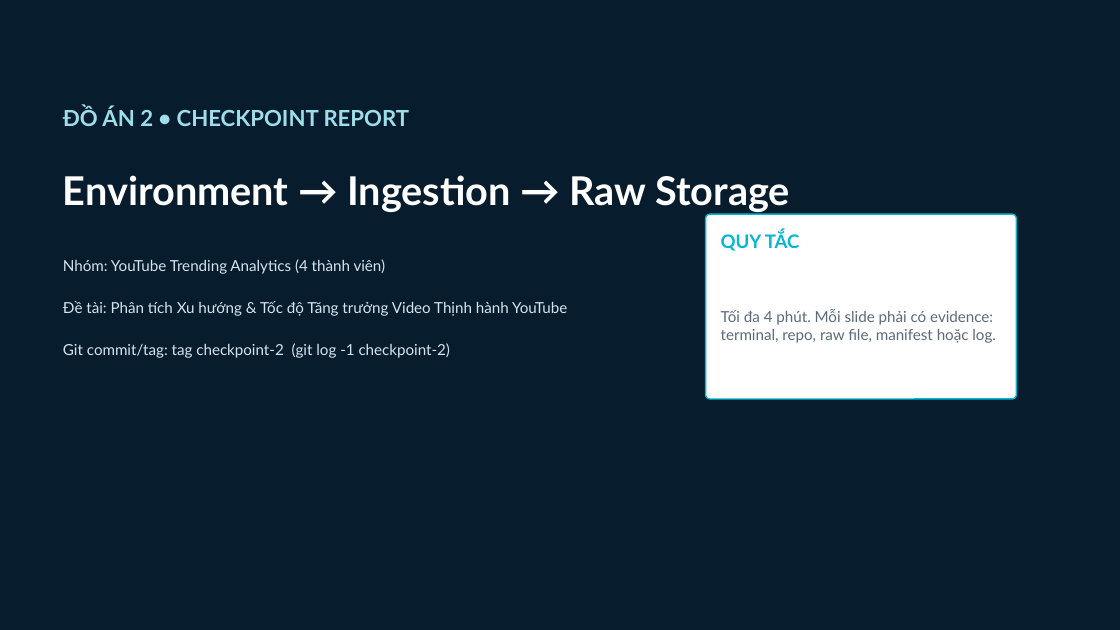
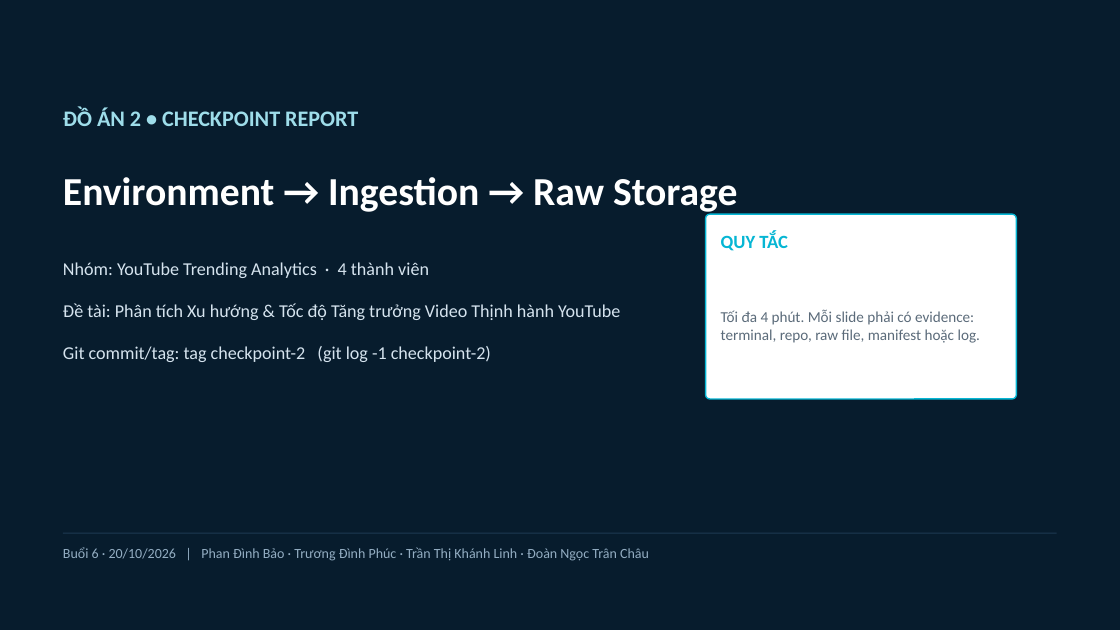
Before and after one commit to kichirou244/bigdata-project, a slide deck: slide 1 of docs/Checkpoint2_Report_YouTube_Trending.pptx. Drawn at 1120x630 pixels with LibreOffice and Linux fonts; fonts in the diff are those of the drawing. Boxes give left, top, right and bottom in pixels: in the first picture for what was removed or moved away, otherwise in the second. Text is boxed around its words. In the diff, an @@ line names an element or a change of style, - is before the commit and + after.

Commit message:
docs(checkpoint-2): lam lai slide deck - so do architecture bang shape that, khung tu co theo noi dung
- Xoa text huong dan con sot cua template tren slide 2 (nam sau so do)
- Ve pipeline 01..06 bang shape (badge + ten + chi tiet) + 2 dai boundary
  (01-03 trong checkpoint, 04-06 la P3) thay cho so do ASCII lech hang
- Card duoc tinh chieu cao theo noi dung that (title + body + padding),
  phan du chia deu -> khong con khoang trong chet, khong tran khung
- Slide 6 dung luoi 2x2 can hang (truoc do 4 card lech chieu cao)
- Font: thay Aptos (may khong cai) bang Calibri tuong minh -> khong bi
  PowerPoint thay font khac lam chu tran khung
- validate(): audit moi shape co chu (chieu cao can vs chieu cao khung,
  tu dai nhat vs be ngang), placeholder, cho^
g nhau, font, nguong lap day
- Them footer ten 4 thanh vien + ngay o slide 1

```diff
--- a/docs/Checkpoint2_Report_YouTube_Trending.pptx
+++ b/docs/Checkpoint2_Report_YouTube_Trending.pptx
@@ text at [63,262,429,278]: text changed; size 13 to 15.5 pt; font Lato to Calibri @@
-Nhóm: YouTube Trending Analytics (4 thành viên)
+Nhóm: YouTube Trending Analytics · 4 thành viên
@@ font Lato to Calibri in 4 elements at [63,107,358,126], [63,177,737,215], [721,233,788,251], [721,309,980,343] @@
@@ text "Đề tài: Phân tích Xu ..." at [63,303,620,320]: size 13 to 15.5 pt, font Lato to Calibri @@
@@ text "Git commit/tag: tag checkpoint-2 (git ..." at [63,346,491,362]: size 13 to 15.5 pt, font Lato to Calibri @@
@@ rectangle added at [63,533,1057,534], fill #1E3A52 @@
@@ text added at [63,547,649,561], 12 pt, text #93ADC2 @@
+Buổi 6 · 20/10/2026 | Phan Đình Bảo · Trương Đình Phúc · Trần Thị Khánh Linh · Đoàn Ngọc Trân Châu
```
Also in this commit, not shown: 5 other slides changed, 2 other files.
